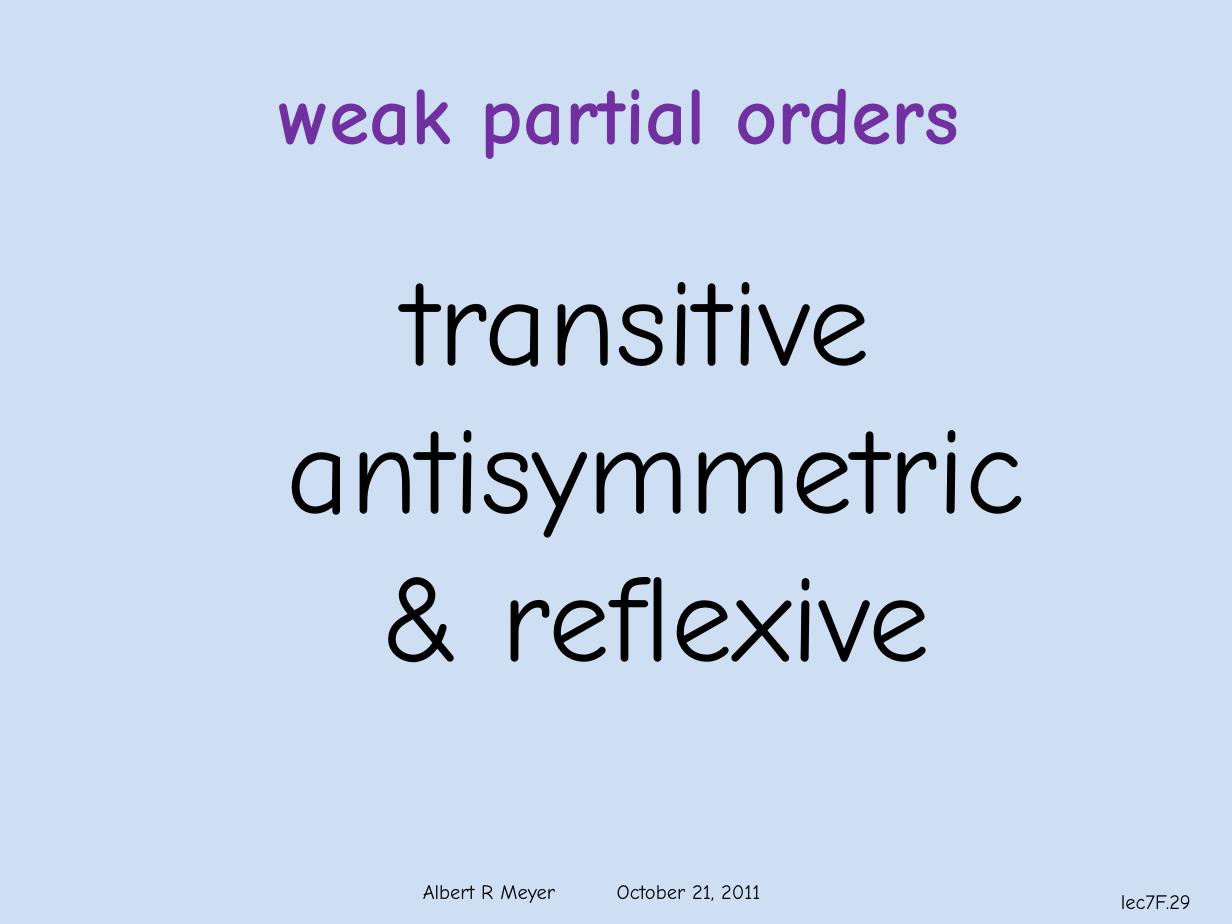
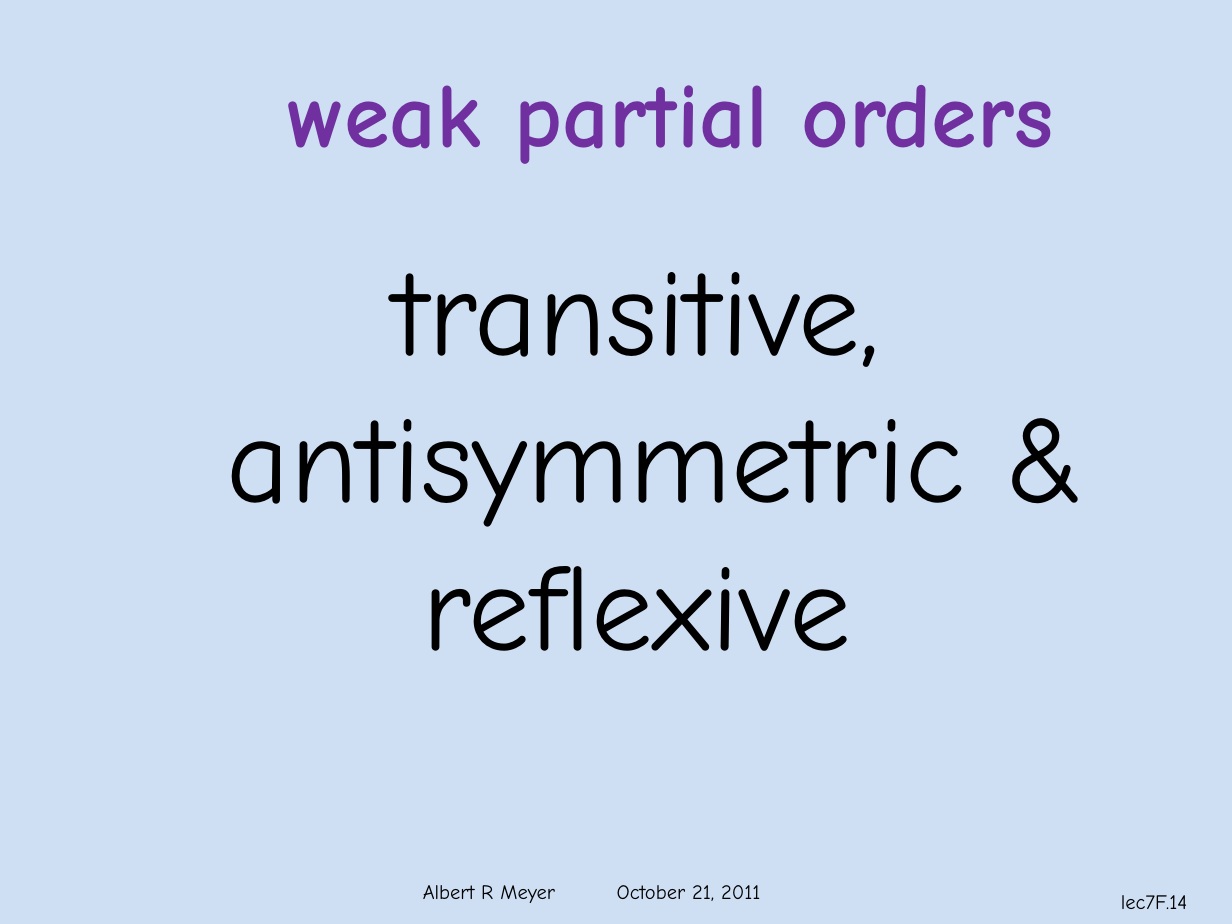
Before and after one commit to armeyer/mcs_web, a slide deck: slide 14 of fall11/slidesF11/slides7f.pptx (slide 29 before the commit). Drawn at 1232x924 pixels with LibreOffice and Linux fonts; fonts in the diff are those of the drawing; background and template pictures are left out. Boxes give left, top, right and bottom in pixels: in the first picture for what was removed or moved away, otherwise in the second. Text is boxed around its words. In the diff, an @@ line names an element or a change of style, - is before the commit and + after.

```diff
--- a/fall11/slidesF11/slides7f.pptx
+++ b/fall11/slidesF11/slides7f.pptx
@@ title "weak partial orders" at [287,85,1053,164]: size 48 to 54 pt @@
@@ text at [226,272,964,651]: text changed @@
-transitive antisymmetric & reflexive
+transitive, antisymmetric &
+reflexive
@@ page number at [1121,895,1187,909]: text changed @@
-lec7F.29
+lec7F.14
```
Also in this commit, not shown: 11 other slides changed, 7 slides added, 10 slides removed.
